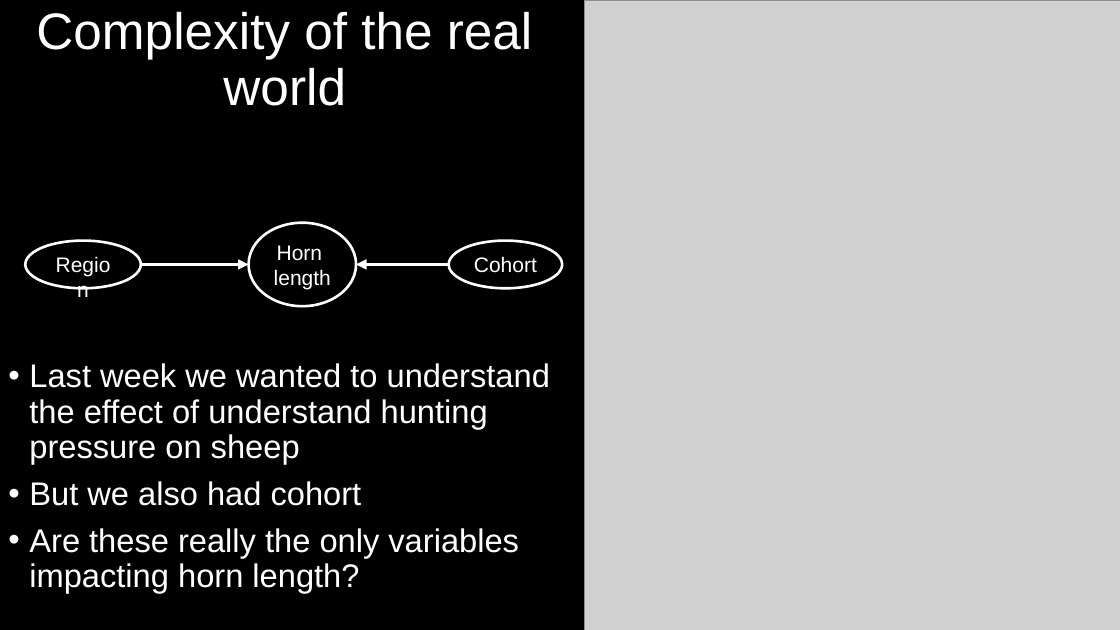
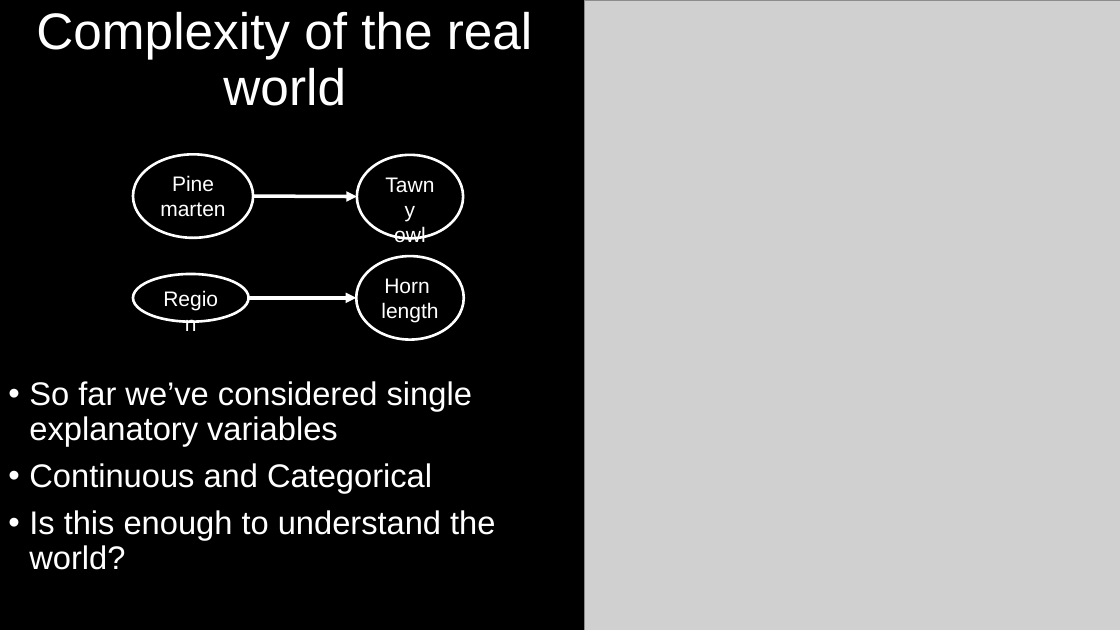
Before and after one commit to DeonRoos/stats-for-biologists, a slide deck: slide 2 of Lecture 9 - Multivariate LM/Slides/Lecutre 7.1 Multiple LM theory.pptx. Drawn at 1120x630 pixels with LibreOffice and Linux fonts; fonts in the diff are those of the drawing; grey boxes stand for pictures. Boxes give left, top, right and bottom in pixels: in the first picture for what was removed or moved away, otherwise in the second. Text is boxed around its words. In the diff, an @@ line names an element or a change of style, - is before the commit and + after.

```diff
--- a/Lecture 9 - Multivariate LM/Slides/Lecutre 7.1 Multiple LM theory.pptx
+++ b/Lecture 9 - Multivariate LM/Slides/Lecutre 7.1 Multiple LM theory.pptx
@@ ellipse added at <box>133,155,253,238</box>, outline #FFFFFF 2.25 pt, 18 pt, text #FFFFFF @@
+Pine
+marten
@@ ellipse added at <box>357,155,464,238</box>, outline #FFFFFF 2.25 pt, 18 pt, text #FFFFFF @@
+Tawny
+owl
@@ arrow moved from (449, 265) - (356, 265) to (253, 196) - (357, 197) @@
@@ ellipse "Horn length": place and size @@
-ellipse "Horn length" at <box>249,223,356,306</box>
+ellipse "Horn length" at <box>356,256,464,339</box>
@@ ellipse removed at <box>449,240,562,288</box> @@
-Cohort
@@ ellipse "Region": place and size @@
-ellipse "Region" at <box>25,240,141,288</box>
+ellipse "Region" at <box>133,274,249,322</box>
@@ arrow moved from (141, 265) - (249, 265) to (249, 298) - (356, 298) @@
@@ text at <box>29,381,495,570</box>: text changed @@
-• Last week we wanted to understand the effect of understand hunting pressure on sheep
-• But we also had cohort
-• Are these really the only variables impacting horn length?
+• So far we’ve considered single explanatory variables
+• Continuous and Categorical
+• Is this enough to understand the world?
```
Also in this commit, not shown: 6 other slides changed, 11 slides added, 2 slides removed, 9 other files.
